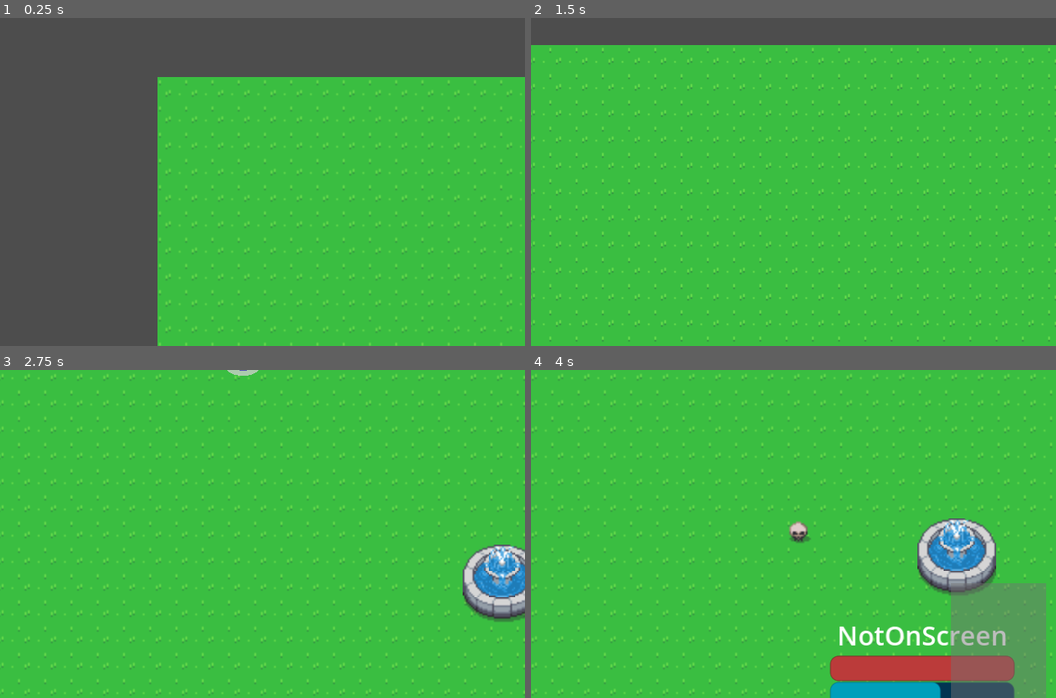
Above: before the commit, frames 1-4 (two rows, left to right).
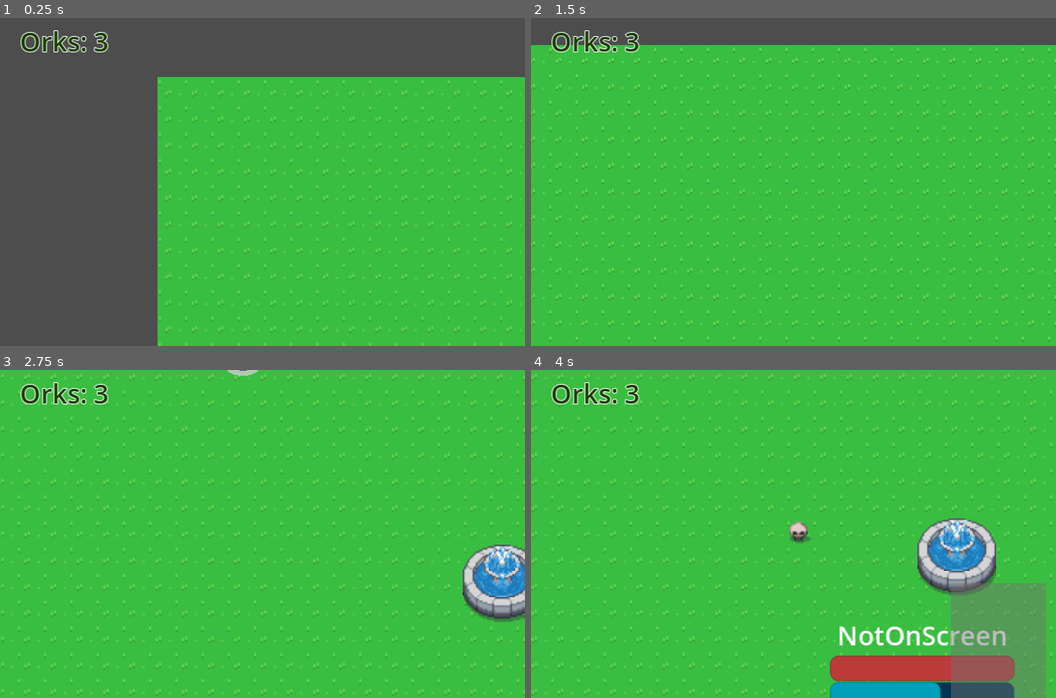
Above: after the commit, the same moments.

Repository: BurntRobot/ork-goddess
Game: Godot game, scene res://world.tscn
Same seed, same stepped clock (60 frames per second), same inputs: the game is played once before the commit and once after it.
Inputs (mouse positions are in pixels of both pictures, inside the frame that each line leads up to):
- Up to frame 1 (0.25 s): no input
- Up to frame 2 (1.5 s): tap Enter at 0.5 s; move the mouse to (909, 165) at 0.52 s; press the mouse at (909, 165) at 0.53 s; hold D (right) 0.53-1.28 s; move the mouse to (688, 198) at 1.27 s; release the mouse at (688, 198) at 1.28 s; hold S (down) from 1.28 s (still down); click (688, 198) at 1.35 s
- Up to frame 3 (2.75 s): move the mouse to (315, 461) at 2.02 s; release S (down) at 2.03 s; press the mouse at (315, 461) at 2.03 s; hold D (right) from 2.03 s (still down)
- Up to frame 4 (4 s): move the mouse to (767, 599) at 2.77 s; release D (right) at 2.78 s; release the mouse at (767, 599) at 2.78 s; hold W (up) 2.78-3.53 s; click (767, 599) at 2.85 s; move the mouse to (951, 583) at 3.52 s; press the mouse at (951, 583) at 3.53 s; hold A (left) from 3.53 s (still down)

The runs differ from the first frame. In frame 1, 0.6% of the frame differs, in the area x 3-21%, y 3-11%; in frame 2, 0.6%; in frame 3, 0.6%; in frame 4, 0.6%.

Commit message:
Added orks counter.

Diff:
--- a/Units.gd
+++ b/Units.gd
@@ -1,4 +1,13 @@
 extends Node2D
+
+var orks_number
+signal orks_counted(orks_number)
+
+func _process(delta):
+	var new_orks_number = get_child_count()
+	if new_orks_number != orks_number:
+		orks_number = new_orks_number
+		emit_signal("orks_counted", orks_number)
 
 func _on_selection_area_selection_cleared():
 	for unit in get_children():
--- /dev/null
+++ b/world.gd
@@ -0,0 +1,7 @@
+extends Node
+
+@onready var orks_counter = $UI/OrksCounter
+
+func _on_units_orks_counted(orks_number):
+	if orks_counter:
+		orks_counter.text = "Orks: " + str(orks_number)
--- a/world.tscn
+++ b/world.tscn
@@ -1,6 +1,7 @@
-[gd_scene load_steps=10 format=3 uid="uid://d1osktdk2ny3u"]
+[gd_scene load_steps=12 format=3 uid="uid://d1osktdk2ny3u"]
 
 [ext_resource type="Texture2D" uid="uid://c7ubokevmnf4w" path="res://Overworld.png" id="1_5dlyj"]
+[ext_resource type="Script" path="res://world.gd" id="1_c2huc"]
 [ext_resource type="PackedScene" uid="uid://5kfayolc3hji" path="res://ork.tscn" id="2_afitm"]
 [ext_resource type="Script" path="res://Camera.gd" id="2_gvfr1"]
 [ext_resource type="Script" path="res://Units.gd" id="2_j8602"]
@@ -1091,46 +1092,71 @@
 [sub_resource type="BoxMesh" id="BoxMesh_uhfkk"]
 size = Vector3(0, 0, 0)
 
+[sub_resource type="StyleBoxEmpty" id="StyleBoxEmpty_upbvk"]
+content_margin_left = 12.0
+content_margin_top = 3.0
+
 [node name="World" type="Node"]
-
-[node name="Level" type="Node2D" parent="."]
-
-[node name="Ground" type="TileMap" parent="Level"]
+script = ExtResource("1_c2huc")
+
+[node name="MainGame" type="Node2D" parent="."]
+
+[node name="Level" type="Node2D" parent="MainGame"]
+
+[node name="Ground" type="TileMap" parent="MainGame/Level"]
 tile_set = SubResource("TileSet_odanv")
 format = 2
 layer_0/tile_data = PackedInt32Array(-196612, 327680, 10, -131076, 327680, 10, -65540, 327680, 10, -4, 327680, 10, 6553 …(104435 unchanged characters)…
 
-[node name="Objects" type="TileMap" parent="Level"]
+[node name="Objects" type="TileMap" parent="MainGame/Level"]
 tile_set = SubResource("TileSet_odanv")
 format = 2
 layer_0/tile_data = PackedInt32Array(655383, 1835008, 2, 327729, 1835008, 2, 1114142, 1835008, 2, 524322, 2031616, 3, 5 …(718 unchanged characters)…
 
-[node name="Units" type="Node2D" parent="."]
+[node name="Units" type="Node2D" parent="MainGame"]
 script = ExtResource("2_j8602")
 
-[node name="Ork" parent="Units" instance=ExtResource("2_afitm")]
+[node name="Ork" parent="MainGame/Units" instance=ExtResource("2_afitm")]
 position = Vector2(867, 212)
 
-[node name="Ork2" parent="Units" instance=ExtResource("2_afitm")]
+[node name="Ork2" parent="MainGame/Units" instance=ExtResource("2_afitm")]
 position = Vector2(618, 284)
 
-[node name="Ork3" parent="Units" instance=ExtResource("2_afitm")]
+[node name="Ork3" parent="MainGame/Units" instance=ExtResource("2_afitm")]
 position = Vector2(358, 469)
 
-[node name="Camera" type="Camera2D" parent="."]
+[node name="Camera" type="Camera2D" parent="MainGame"]
 position_smoothing_enabled = true
 position_smoothing_speed = 2.0
 script = ExtResource("2_gvfr1")
 
-[node name="SelectionArea" type="Area2D" parent="."]
+[node name="SelectionArea" type="Area2D" parent="MainGame"]
 script = ExtResource("4_ifqme")
 
-[node name="CollisionShape2D" type="CollisionShape2D" parent="SelectionArea"]
+[node name="CollisionShape2D" type="CollisionShape2D" parent="MainGame/SelectionArea"]
 shape = SubResource("RectangleShape2D_uw53i")
 
-[node name="MeshInstance2D" type="MeshInstance2D" parent="SelectionArea"]
+[node name="MeshInstance2D" type="MeshInstance2D" parent="MainGame/SelectionArea"]
 self_modulate = Color(0.447059, 0.447059, 0.447059, 0.270588)
 mesh = SubResource("BoxMesh_uhfkk")
 
-[connection signal="body_entered" from="SelectionArea" to="SelectionArea" method="_on_body_entered"]
-[connection signal="selection_cleared" from="SelectionArea" to="Units" method="_on_selection_area_selection_cleared"]
+[node name="UI" type="CanvasLayer" parent="."]
+process_priority = 1
+process_physics_priority = 1
+
+[node name="OrksCounter" type="Label" parent="UI"]
+anchors_preset = 15
+anchor_right = 1.0
+anchor_bottom = 1.0
+grow_horizontal = 2
+grow_vertical = 2
+theme_override_colors/font_color = Color(0.0941176, 0.25098, 0, 1)
+theme_override_colors/font_outline_color = Color(1, 1, 1, 1)
+theme_override_constants/outline_size = 2
+theme_override_font_sizes/font_size = 16
+theme_override_styles/normal = SubResource("StyleBoxEmpty_upbvk")
+text = "Orks: 3"
+
+[connection signal="orks_counted" from="MainGame/Units" to="." method="_on_units_orks_counted"]
+[connection signal="body_entered" from="MainGame/SelectionArea" to="MainGame/SelectionArea" method="_on_body_entered"]
+[connection signal="selection_cleared" from="MainGame/SelectionArea" to="MainGame/Units" method="_on_selection_area_selection_cleared"]
